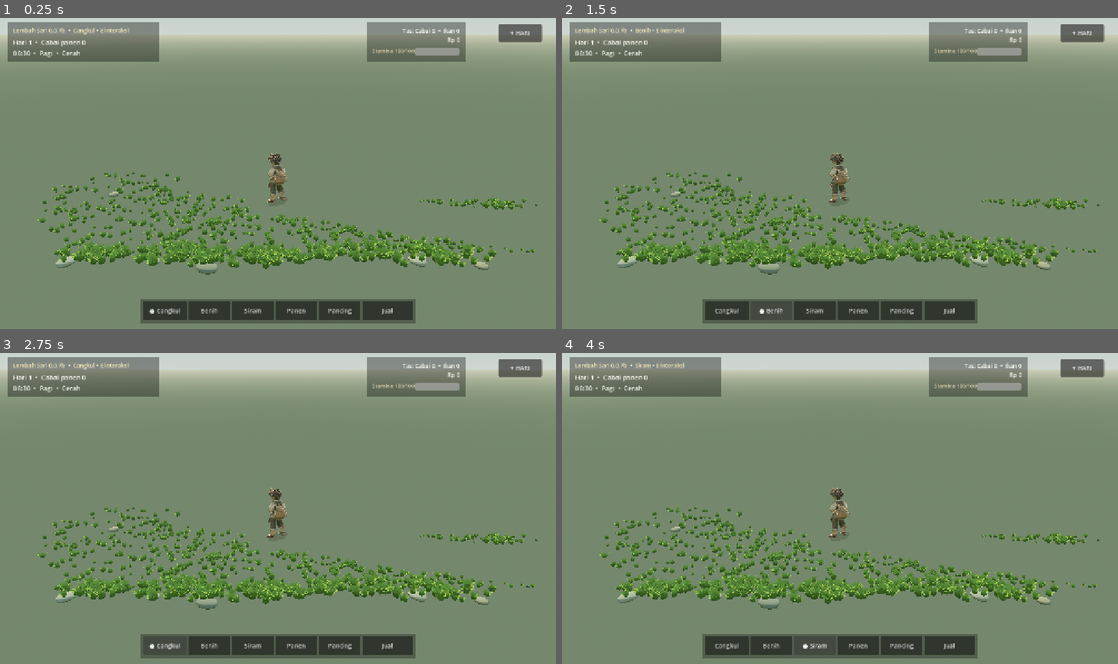
Above: before the commit, frames 1-4 (two rows, left to right).
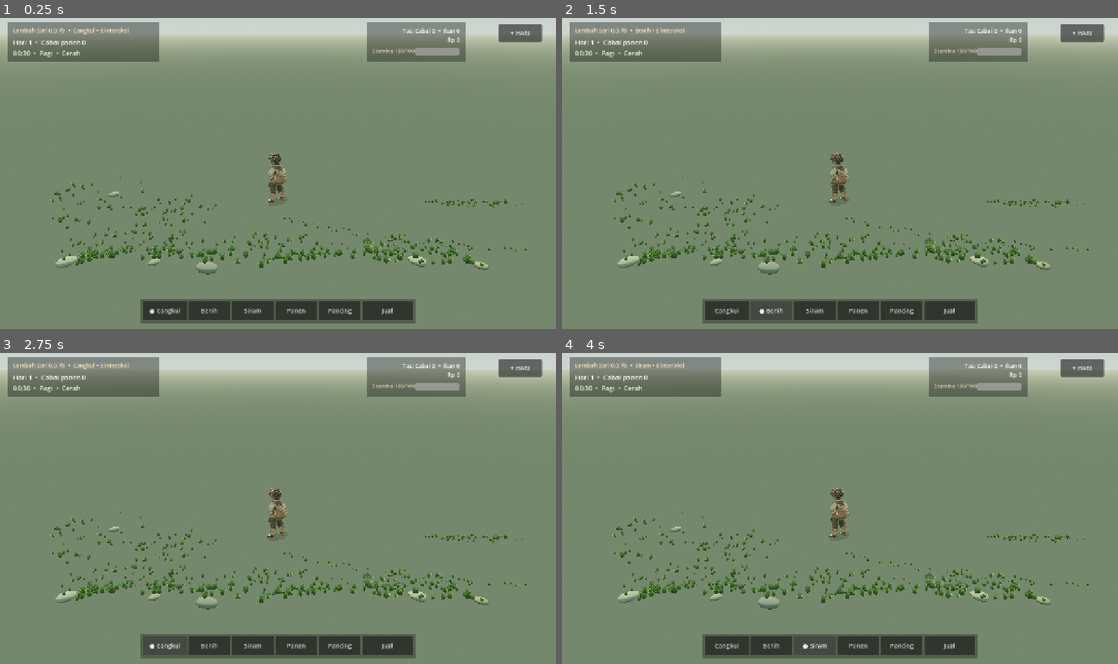
Above: after the commit, the same moments.

Repository: eneft/Lembah-sari
Game: Godot game, scene res://scenes/PlayableV5Test.tscn
Two runs of this game, one before a commit and one after it. Both use one fixed random seed, a clock stepped at 60 frames per second and the inputs below.
Inputs:
- Up to frame 1 (0.25 s): no input
- Up to frame 2 (1.5 s): click "● Cangkul" at 0.5 s; click "Benih" at 1.25 s
- Up to frame 3 (2.75 s): click "Cangkul" at 2 s
- Up to frame 4 (4 s): click "Siram" at 2.75 s; click "● Siram" at 3.5 s

The runs differ from the first frame. In frame 1, 7.1% of the frame differs, in the area x 6-97%, y 49-81%; in frame 2, 7.1%; in frame 3, 7.1%; in frame 4, 7.1%.

Commit message:
Final grass polish: break green carpet into olive grass islands and thin low riverbank blades

Diff:
--- a/scripts/village_foreground_grass.gd
+++ b/scripts/village_foreground_grass.gd
@@ -7,10 +7,10 @@
 const TERRAIN_MIN: Vector2 = Vector2(-8.1,-3.85)
 const TERRAIN_MAX: Vector2 = Vector2(9.1,9.65)
 const REGIONS: Array[Dictionary] = [
-	{"name":"LawnGrass3D","amount":1210,"rect":Rect2(0.065,0.638,0.87,0.149),"min_h":0.075,"max_h":0.165},
-	{"name":"LeftGardenGrass3D","amount":570,"rect":Rect2(0.078,0.49,0.39,0.21),"min_h":0.082,"max_h":0.165},
-	{"name":"RightGardenGrass3D","amount":1450,"rect":Rect2(0.66,0.51,0.30,0.20),"min_h":0.070,"max_h":0.148},
-	{"name":"RiverBankGrass3D","amount":590,"rect":Rect2(0.09,0.741,0.81,0.062),"min_h":0.13,"max_h":0.245},
+	{"name":"LawnGrass3D","amount":970,"rect":Rect2(0.075,0.645,0.84,0.132),"min_h":0.055,"max_h":0.118},
+	{"name":"LeftGardenGrass3D","amount":390,"rect":Rect2(0.075,0.49,0.37,0.20),"min_h":0.065,"max_h":0.128},
+	{"name":"RightGardenGrass3D","amount":1030,"rect":Rect2(0.66,0.52,0.29,0.17),"min_h":0.059,"max_h":0.122},
+	{"name":"RiverBankGrass3D","amount":420,"rect":Rect2(0.10,0.746,0.80,0.055),"min_h":0.088,"max_h":0.171},
 ]
 
 func apply(world: Node3D,view: Camera3D,player: CharacterBody3D) -> void:
@@ -35,11 +35,11 @@
 		var records: Array[Transform3D] = []
 		var colors: Array[Color] = []
 		for attempt: int in range(int(region["amount"])):
-			var along_path: bool = String(region["name"]) == "LawnGrass3D" and attempt >= 1110
+			var along_path: bool = String(region["name"]) == "LawnGrass3D" and attempt >= int(region["amount"])-100
 			var uv: Vector2
 			if along_path:
 				# Low, broken grass on *either edge*, not the walking surface.
-				var t: float = (float(attempt-1110)+rng.randf())/100.0
+				var t: float = (float(attempt-(int(region["amount"])-100))+rng.randf())/100.0
 				var curve_t: float = 0.06+t*0.84
 				var tangent: Vector2 = (_path_screen(minf(1.0,curve_t+0.006))-_path_screen(maxf(0.0,curve_t-0.006))).normalized()
 				var normal := Vector2(-tangent.y,tangent.x)
@@ -58,18 +58,18 @@
 				continue
 			var height: float = rng.randf_range(float(region["min_h"]),float(region["max_h"]))
 			if along_path:
-				height = rng.randf_range(0.068,0.103)
+				height = rng.randf_range(0.045,0.079)
 				short_path_edges += 1
 			# Real curved leaflets are wider than the old needle-shaped spikes.
 			# Sideways lean has more variety than just vertical height variation.
-			var width: float = height*rng.randf_range(1.05,1.50)
+			var width: float = height*rng.randf_range(0.88,1.20)
 			var angle: float = rng.randf_range(-PI,PI)
 			var lean: float = rng.randf_range(-0.18,0.18)
 			var basis := Basis.from_euler(Vector3(lean,angle,rng.randf_range(-0.09,0.09)))
 			basis = basis*Basis.from_scale(Vector3(width,height,width))
 			records.append(Transform3D(basis,position))
-			var tint: float = rng.randf_range(0.90,1.04)
-			colors.append(Color(tint*0.91,tint,tint*0.78,1.0))
+			var tint: float = rng.randf_range(0.85,1.01)
+			colors.append(Color(tint*0.86,tint*0.93,tint*0.73,1.0))
 		if records.is_empty():
 			push_warning("[LembahSari] Organic grass is missing region: "+String(region["name"]))
 			continue
@@ -105,34 +105,42 @@
 	root.set_meta("path_curve_enabled",true)
 	root.set_meta("riverbank_irregular",true)
 	root.set_meta("foreground_cluster_mask",true)
+	root.set_meta("front_island_distribution",true)
+	root.set_meta("muted_grass_palette",true)
+	root.set_meta("river_edge_thinned",true)
 	print("[LembahSari] ORGANIC_GRASS_ACTIVE tufts=%d batches=%d path_edges=%d far=image" % [count,root.get_child_count(),short_path_edges])
 
 func _organic_coverage(uv: Vector2,rect: Rect2,noise: FastNoiseLite,region: String) -> float:
 	var normalized := (uv-rect.position)/rect.size
 	# Feather all four rectangle edges; no straight wall of spiky vegetation.
 	var edge: float = minf(minf(normalized.x,1.0-normalized.x),minf(normalized.y,1.0-normalized.y))
-	var softness: float = smoothstep(0.0,0.17,edge)
+	var softness: float = smoothstep(0.0,0.16,edge)
 	var patch: float = noise.get_noise_2d(uv.x*310.0,uv.y*310.0)
 	var secondary: float = noise.get_noise_2d(uv.x*540.0+103.0,uv.y*400.0-41.0)
 	var clouds: float = clampf(0.57+patch*0.56+secondary*0.19,0.0,1.0)
 	if region == "RiverBankGrass3D":
-		# Follow a meandering irregular waterline instead of a straight band.
-		var side_fade: float = smoothstep(0.0,0.11,normalized.x)*smoothstep(0.0,0.12,1.0-normalized.x)
-		var shore_y: float = 0.768+sin(uv.x*18.0)*0.009+noise.get_noise_2d(uv.x*720.0,113.0)*0.012
-		var shore_distance: float = absf(uv.y-shore_y)
-		var shore_envelope: float = 1.0-smoothstep(0.014,0.034,shore_distance)
-		return shore_envelope*side_fade*(0.23+clouds*0.61)
+		# Patchy ribbon, not a solid lawn strip along the river.
+		var shore_y: float = 0.772+sin(uv.x*16.0)*0.007+noise.get_noise_2d(uv.x*640.0,91.0)*0.009
+		var distance: float = absf(uv.y-shore_y)
+		var ribbon: float = 1.0-smoothstep(0.008,0.027,distance)
+		var fade: float = smoothstep(0.0,0.10,normalized.x)*smoothstep(0.0,0.10,1.0-normalized.x)
+		return ribbon*fade*(0.18+clouds*0.49)
 	if region == "LeftGardenGrass3D":
-		# Three intersecting irregular ground-cover islands under the banana
-		# and main canopy. No square grass carpet against the camera edge.
-		var a: float = _ellipse_island(uv,Vector2(0.20,0.58),Vector2(0.145,0.087))
-		var b: float = _ellipse_island(uv,Vector2(0.365,0.625),Vector2(0.10,0.062))
-		var c: float = _ellipse_island(uv,Vector2(0.12,0.656),Vector2(0.065,0.055))
-		return maxf(a,maxf(b,c))*(0.24+clouds*0.68)
+		var a: float = _ellipse_island(uv,Vector2(0.18,0.58),Vector2(0.11,0.074))
+		var b: float = _ellipse_island(uv,Vector2(0.32,0.625),Vector2(0.09,0.051))
+		var c: float = _ellipse_island(uv,Vector2(0.105,0.66),Vector2(0.055,0.041))
+		return softness*maxf(a,maxf(b,c))*(0.18+clouds*0.49)
+	if region == "RightGardenGrass3D":
+		var a: float = _ellipse_island(uv,Vector2(0.735,0.615),Vector2(0.104,0.054))
+		var b: float = _ellipse_island(uv,Vector2(0.845,0.58),Vector2(0.078,0.047))
+		return softness*maxf(a,b)*(0.20+clouds*0.52)
 	if region == "LawnGrass3D":
-		var dry_opening: float = smoothstep(0.22,0.70,noise.get_noise_2d(uv.x*135.0+36.0,uv.y*260.0))
-		return softness*(0.22+clouds*0.48)*(1.0-0.33*dry_opening)
-	return softness*(0.20+clouds*0.52)
+		var a: float = _ellipse_island(uv,Vector2(0.23,0.72),Vector2(0.145,0.058))
+		var b: float = _ellipse_island(uv,Vector2(0.50,0.744),Vector2(0.13,0.05))
+		var c: float = _ellipse_island(uv,Vector2(0.77,0.734),Vector2(0.145,0.052))
+		var d: float = _ellipse_island(uv,Vector2(0.13,0.656),Vector2(0.066,0.044))
+		return softness*maxf(maxf(a,b),maxf(c,d))*(0.21+clouds*0.58)
+	return softness*(0.15+clouds*0.37)
 
 func _ellipse_island(uv: Vector2,center: Vector2,radii: Vector2) -> float:
 	var distance: float = ((uv-center)/radii).length()
@@ -191,7 +199,7 @@
 		{"p":c,"t":vc},
 	]:
 		var t: float = float(entry["t"])
-		st.set_color(Color("4d6934").lerp(Color("96ae55"),clampf(t,0.0,1.0)))
+		st.set_color(Color("526d41").lerp(Color("8fa461"),clampf(t,0.0,1.0)))
 		st.set_uv(Vector2(0.5,t))
 		st.add_vertex(entry["p"])
 
@@ -200,7 +208,7 @@
 	mat.resource_name = "SoftWarmCurvedMeadowGrass"
 	mat.vertex_color_use_as_albedo = true
 	mat.albedo_color = Color.WHITE
-	mat.roughness = 0.98
+	mat.roughness = 1.0
 	mat.metallic = 0.0
 	mat.cull_mode = BaseMaterial3D.CULL_DISABLED
 	return mat
